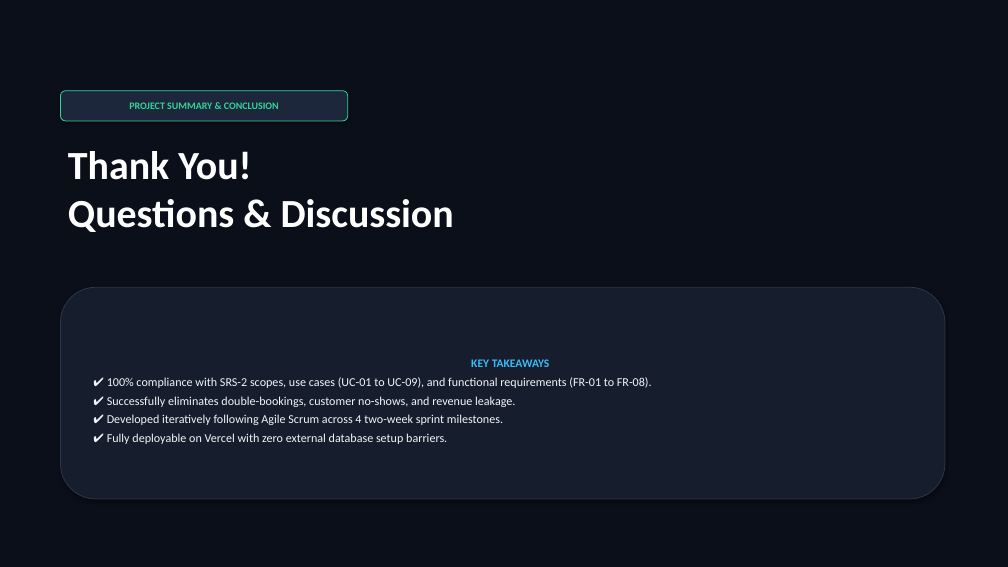
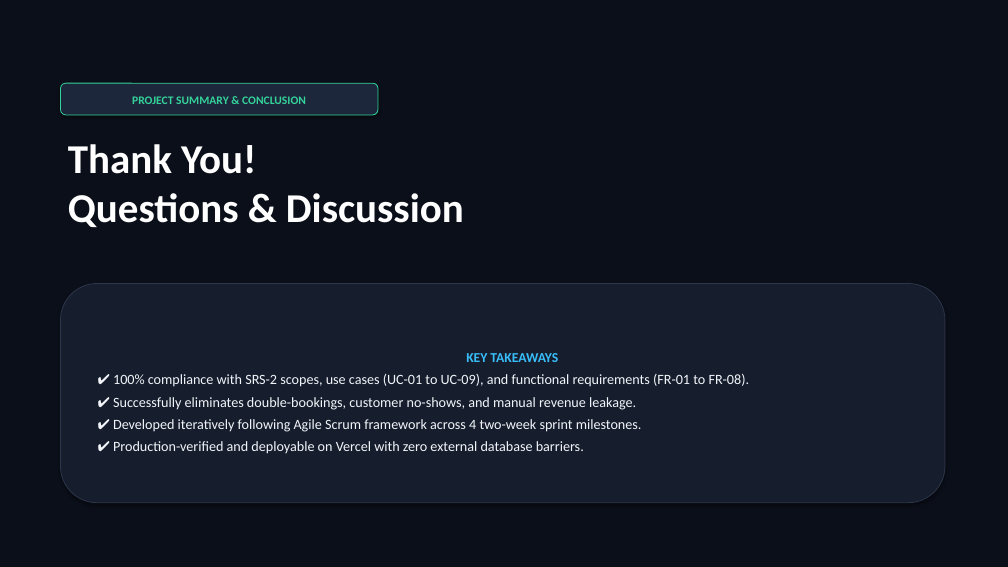
Before and after one commit to WarRinOP/operations-scheduling-platform, a slide deck: slide 13 of docs/presentation_slides.pptx. Drawn at 1008x567 pixels with LibreOffice and Linux fonts; fonts in the diff are those of the drawing. Boxes give left, top, right and bottom in pixels: in the first picture for what was removed or moved away, otherwise in the second. Text is boxed around its words. In the diff, an @@ line names an element or a change of style, - is before the commit and + after.

```diff
--- a/docs/presentation_slides.pptx
+++ b/docs/presentation_slides.pptx
@@ rounded rectangle "PROJECT SUMMARY & CONCLUSION": place and size @@
-rounded rectangle "PROJECT SUMMARY & CONCLUSION" at bbox=[60, 91, 348, 121]
+rounded rectangle "PROJECT SUMMARY & CONCLUSION" at bbox=[60, 83, 378, 115]
@@ rounded rectangle "PROJECT SUMMARY & CONCLUSION" at bbox=[60, 83, 378, 115]: size 9.5 to 11 pt @@
@@ text "Thank You! Questions & Discussion": place and size @@
-text "Thank You! Questions & Discussion" at bbox=[68, 151, 454, 232]
+text "Thank You! Questions & Discussion" at bbox=[68, 144, 464, 227]
@@ text "Thank You! Questions & Discussion" at bbox=[68, 144, 464, 227]: size 38 to 39 pt @@
@@ rounded rectangle "KEY TAKEAWAYS": place and size @@
-rounded rectangle "KEY TAKEAWAYS" at bbox=[60, 287, 945, 499]
+rounded rectangle "KEY TAKEAWAYS" at bbox=[60, 284, 945, 503]
@@ text in rounded rectangle at bbox=[113, 353, 750, 387]: size 11 to 13 pt in "KEY TAKEAWAYS"; size 11.5 to 13.5 pt in "✔ 100% compliance with SRS-2 scopes, use ..."; more space between paragraphs @@
@@ text in rounded rectangle at bbox=[113, 397, 642, 454]: text changed; size 11.5 to 13.5 pt @@
-✔ Successfully eliminates double-bookings, customer no-shows, and revenue leakage.
-✔ Developed iteratively following Agile Scrum across 4 two-week sprint milestones.
-✔ Fully deployable on Vercel with zero external database setup barriers.
+✔ Successfully eliminates double-bookings, customer no-shows, and manual revenue leakage.
+✔ Developed iteratively following Agile Scrum framework across 4 two-week sprint milestones.
+✔ Production-verified and deployable on Vercel with zero external database barriers.
```
Also in this commit, not shown: 12 other slides changed, 1 other file.
